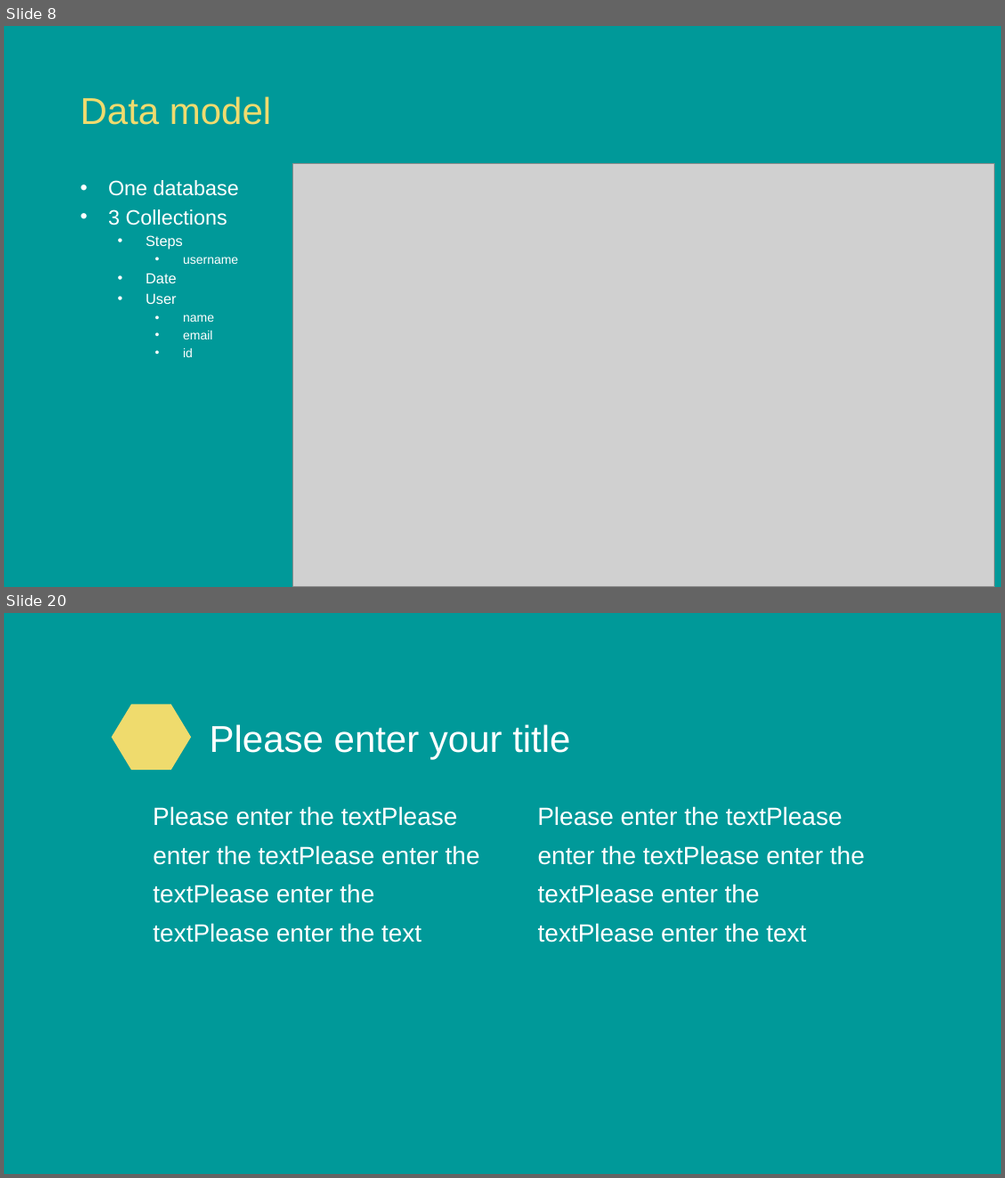
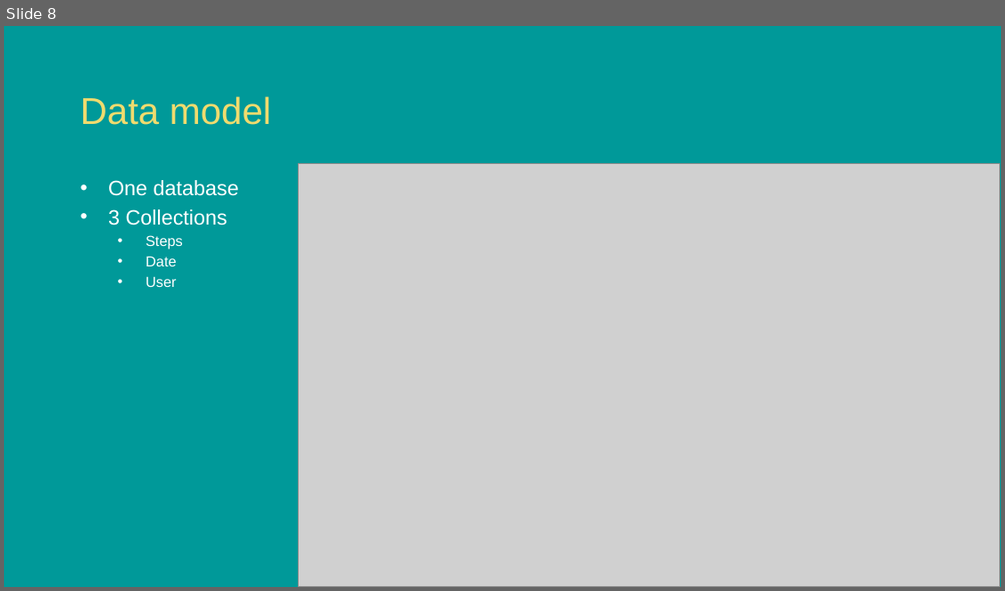
Before and after one commit to caspargross/ActivityAnalyser, a slide deck: TrackFit _Presentation.pptx. Shown one above the other, each under a label of ours: slides 8 and 20 before the commit, slide 8 after it; the slides between them are not shown. The pictures are 1005x1178 and 1005x591 pixels, drawn with LibreOffice and Linux fonts; fonts in the diff are those of the drawing; grey boxes stand for pictures; background and template pictures are left out. Boxes give left, top, right and bottom in pixels: in the first picture for what was removed or moved away, otherwise in the second. Text is boxed around its words. In the diff, an @@ line names an element or a change of style, - is before the commit and + after.

```diff
--- a/TrackFit _Presentation.pptx
+++ b/TrackFit _Presentation.pptx
@@ slide 20 removed at bbox=[4, 613, 1001, 1174], background picture (left out) @@
@@ hexagon removed at bbox=[112, 705, 191, 770] @@
@@ title removed at bbox=[210, 724, 570, 760] @@
-Please enter your title
@@ freeform shape removed at bbox=[82, 788, 138, 835] @@
@@ text removed at bbox=[153, 806, 480, 942] @@
-Please enter the textPlease enter the textPlease enter the textPlease enter the textPlease enter the text
@@ text removed at bbox=[537, 806, 865, 942] @@
-Please enter the textPlease enter the textPlease enter the textPlease enter the textPlease enter the text
@@ slide 8 changed as well @@
@@ picture: place and size @@
-picture at bbox=[292, 163, 994, 585]
+picture at bbox=[299, 164, 1000, 586]
@@ text at bbox=[183, 257, 238, 264]: paragraph removed @@
-    • username
@@ text at bbox=[183, 314, 214, 357]: paragraphs removed @@
-    • name
-    • email
-    • id
```
Also in this commit, not shown: 4 slides added, 27 other slides removed, 3 other files.
